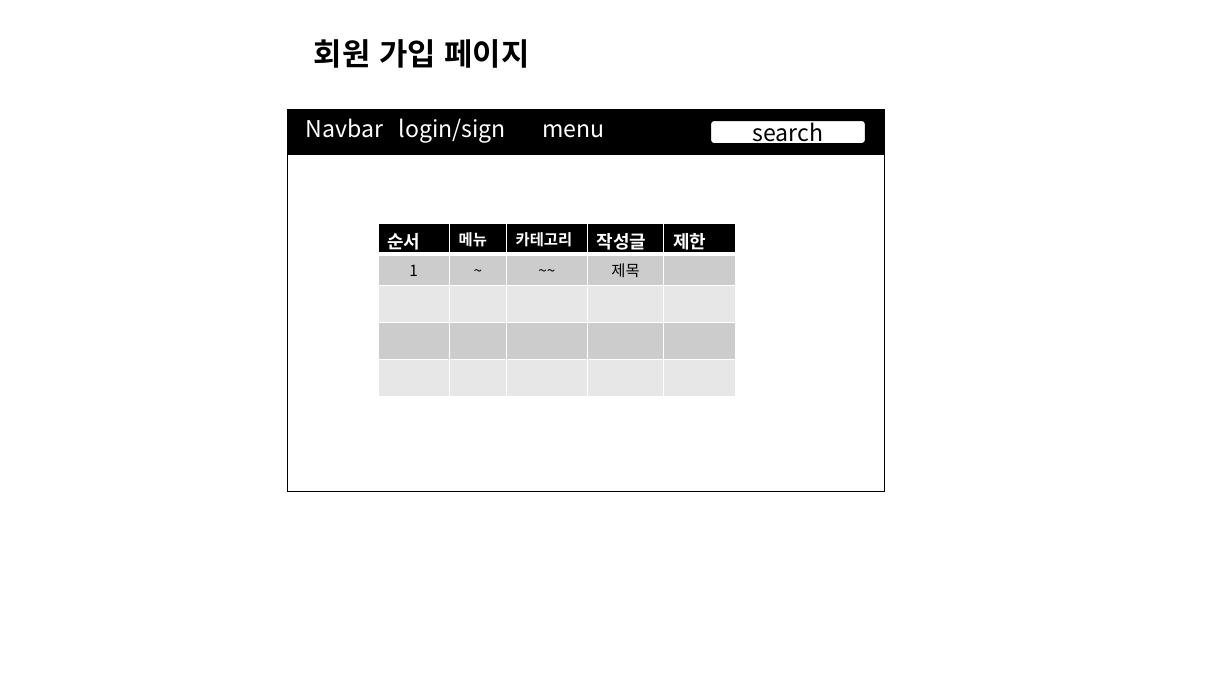
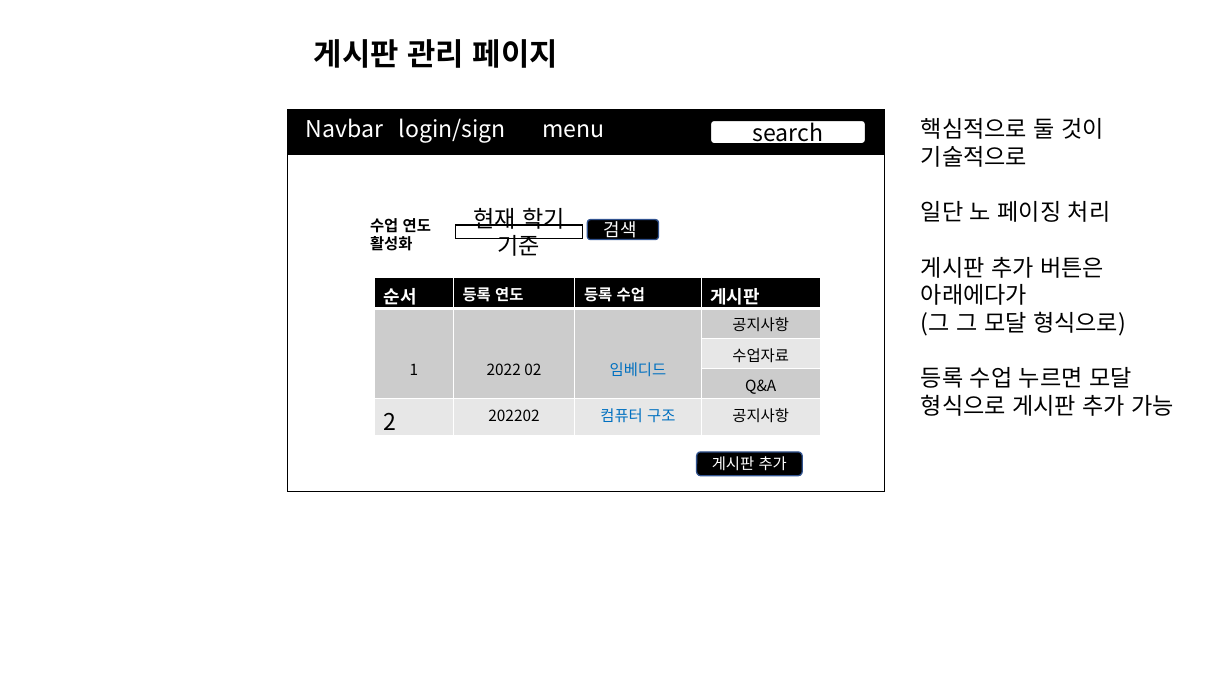
Before and after one commit to 97tkddnjs/myproj, a slide deck: slide 5 of 화면 구성.pptx (slide 3 before the commit). Drawn at 1232x693 pixels with LibreOffice and Linux fonts; fonts in the diff are those of the drawing. Boxes give left, top, right and bottom in pixels: in the first picture for what was removed or moved away, otherwise in the second. Text is boxed around its words. In the diff, an @@ line names an element or a change of style, - is before the commit and + after.

```diff
--- a/화면 구성.pptx
+++ b/화면 구성.pptx
@@ text at <box>314,39,558,68</box>: text changed @@
-회원 가입 페이지
+게시판 관리 페이지
@@ text added at <box>921,118,1175,416</box>, 18 pt, text #000000 @@
+핵심적으로 둘 것이 기술적으로
+일단 노 페이징 처리
+게시판 추가 버튼은 아래에다가
+(그 그 모달 형식으로)
+등록 수업 누르면 모달 형식으로 게시판 추가 가능
@@ text added at <box>370,218,431,251</box>, 12 pt, text #000000, bold @@
+수업 연도
+활성화
@@ rectangle added at <box>456,225,583,238</box>, fill #FFFFFF, outline #000000 1 pt, 18 pt, text #000000 @@
+현재 학기 기준
@@ rounded rectangle added at <box>588,220,659,240</box>, fill #000000, outline #325491 1 pt, 14 pt, text #FFFFFF @@
+검색
@@ table at <box>374,277,821,435</box> @@
-column 1: 순서 | 1 |  |  | 
-column 2: 메뉴 | ~ |  |  | 
-column 3: 카테고리 | ~~ |  |  | 
-column 4: 작성글 | 제목 |  |  | 
-column 5: 제한 |  |  |  | 
+column 1: 순서 | 1 |  |  | 2
+column 2: 등록 연도 | 2022 02 |  |  | 202202
+column 3: 등록 수업 | 임베디드 |  |  | 컴퓨터 구조
+column 4: 게시판 | 공지사항 | 수업자료 | Q&A | 공지사항
@@ table: place and size @@
-table at <box>378,224,736,396</box>
+table at <box>374,277,821,435</box>
@@ rounded rectangle added at <box>697,452,802,476</box>, fill #000000, outline #325491 1 pt, 12 pt, text #FFFFFF @@
+게시판 추가
```
Also in this commit, not shown: 3 other slides changed, 1 slide added, 1 slide removed, 20 other files.
